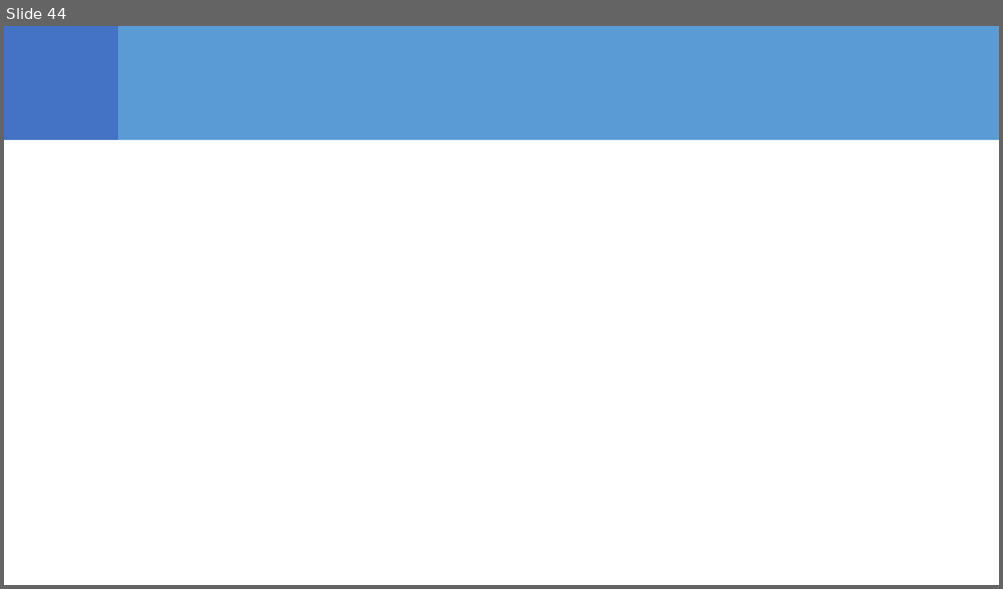
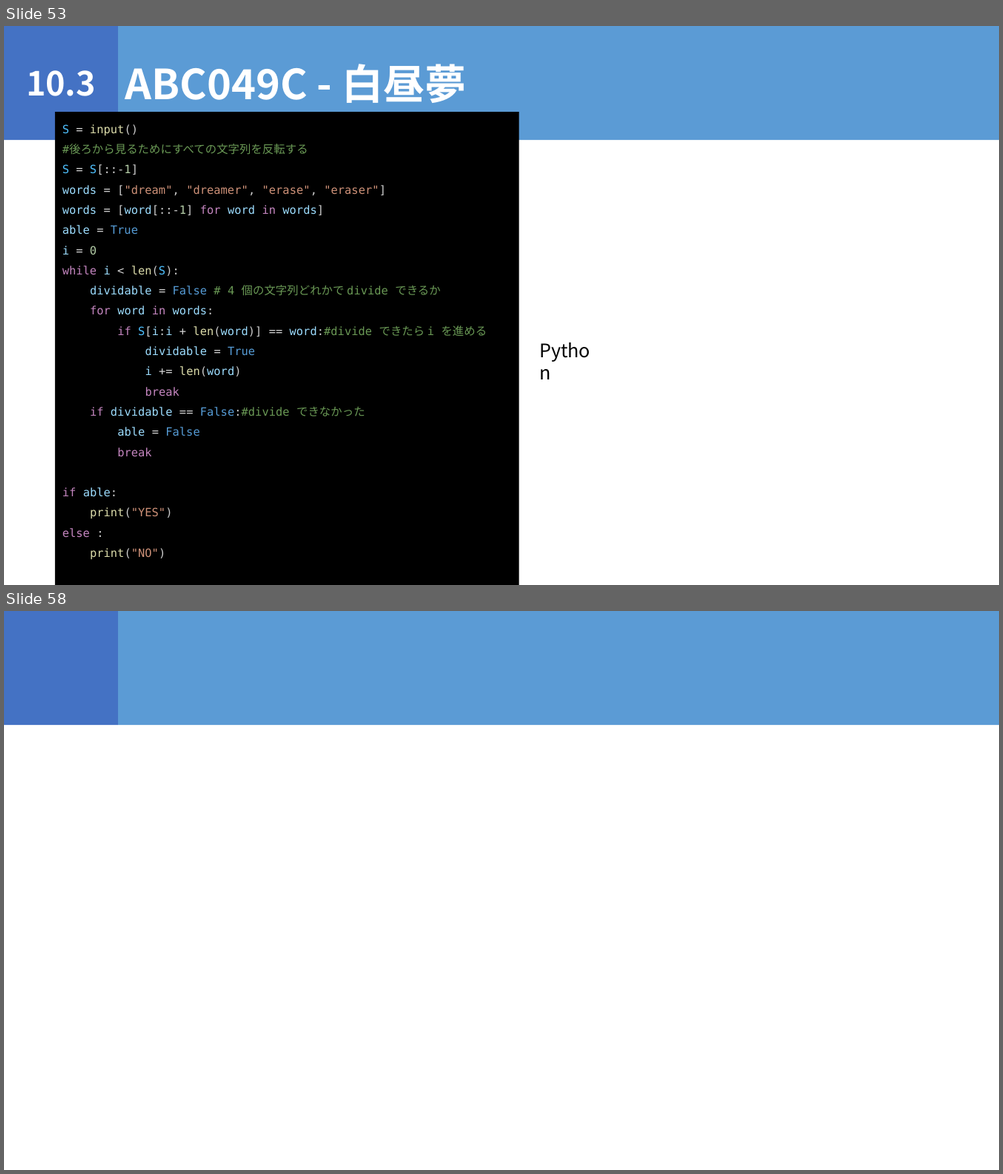
Before and after one commit to igeeeeee/triC_AtCoder_Beginners_Selection, a slide deck: ABS_勉強会.pptx. Shown one above the other, each under a label of ours: slide 44 before the commit, slides 53 and 58 after it; the slides between them are not shown. The pictures are 1003x589 and 1003x1174 pixels, drawn with LibreOffice and Linux fonts; fonts in the diff are those of the drawing. Boxes give left, top, right and bottom in pixels: in the first picture for what was removed or moved away, otherwise in the second. Text is boxed around its words. In the diff, an @@ line names an element or a change of style, - is before the commit and + after.

```diff
--- a/ABS_勉強会.pptx
+++ b/ABS_勉強会.pptx
@@ slide 53 added at <box>4,26,999,585</box>, background #FFFFFF @@
@@ rectangle added at <box>4,26,118,140</box>, fill #4472C4, 32 pt, text #FFFFFF, bold @@
+10.3
@@ rectangle added at <box>118,26,999,140</box>, fill #5B9BD5, 40 pt, text #FFFFFF, bold @@
+ABC049C - 白昼夢
@@ rectangle added at <box>55,112,519,585</box>, fill #000000, 11 pt, text #9CDCFE @@
+S = input()
+#後ろから見るためにすべての文字列を反転する
+S = S[::-1]
+words = ["dream", "dreamer", "erase", "eraser"]
+words = [word[::-1] for word in words]
+able = True
+i = 0
+while i < len(S):
+dividable = False # 4 個の文字列どれかで divide できるか
+for word in words:
+if S[i:i + len(word)] == word:#divide できたら i を進める
+dividable = True
+i += len(word)
+break
+if dividable == False:#divide できなかった
+able = False
+break
+if able:
+print("YES")
+else :
+print("NO")
@@ text added at <box>532,335,609,366</box>, 18 pt, text #000000 @@
+Python
@@ what was slide 44 is now slide 58 @@
```
Also in this commit, not shown: 1 slide changed, 12 other slides added, 2 slides removed, 5 other files.
